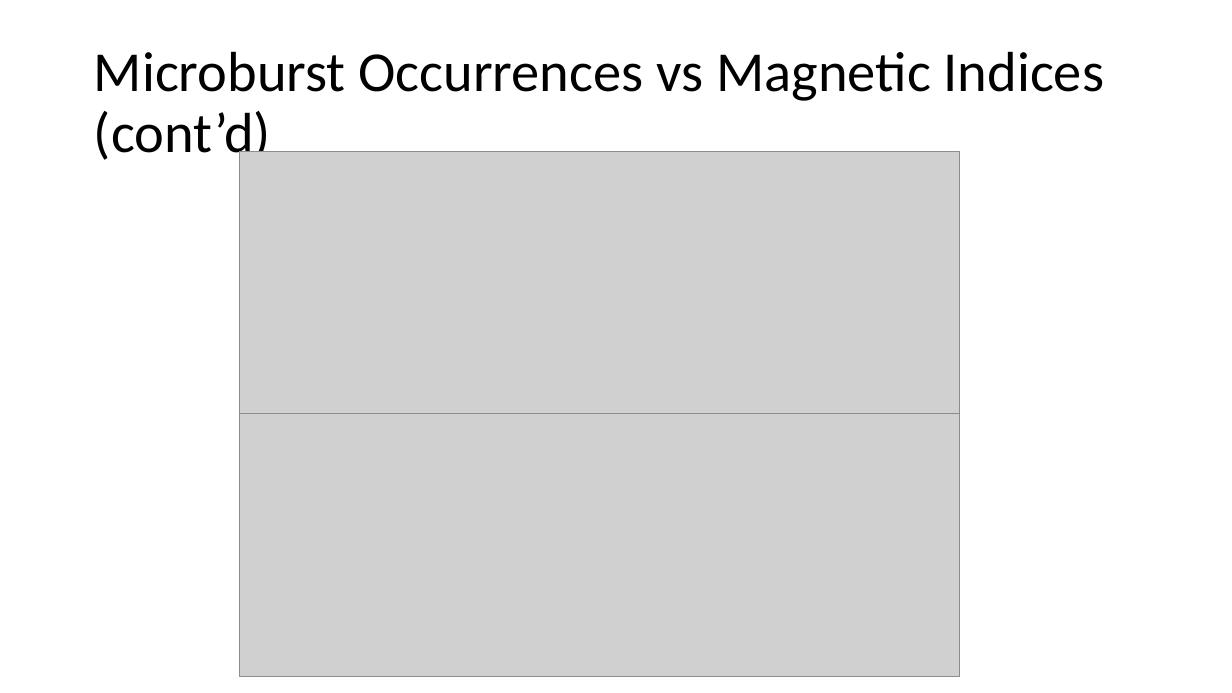
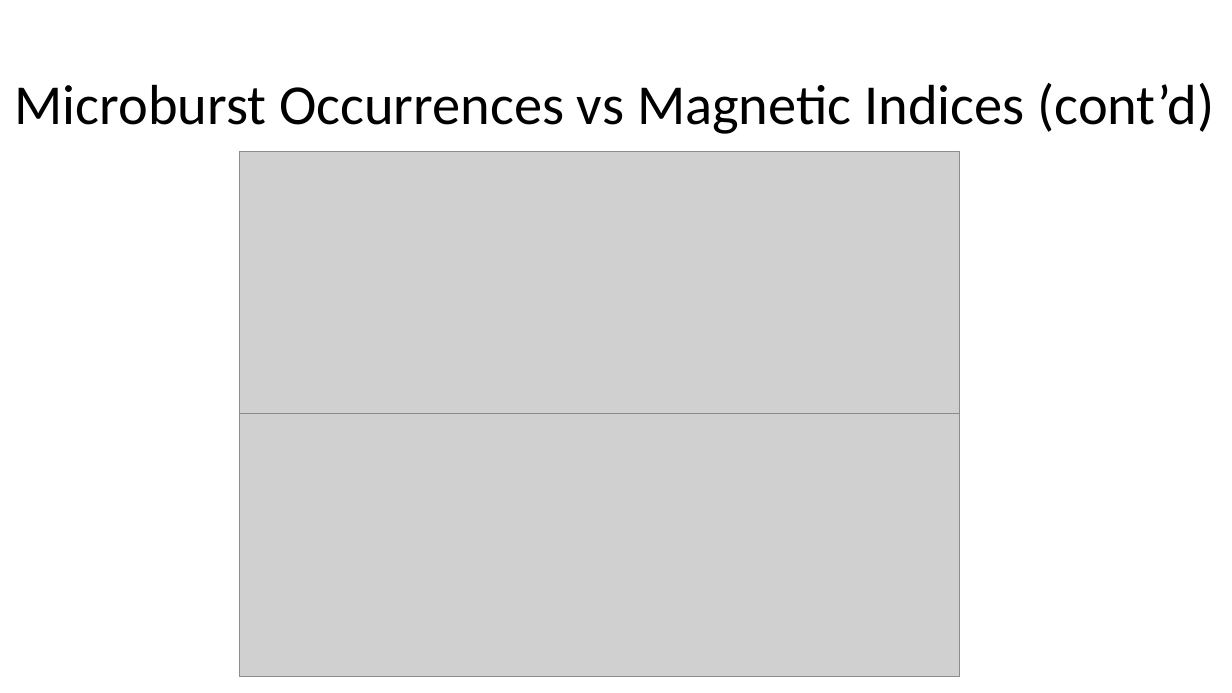
Before and after one commit to conradmr98/lasp-microburst-research, a slide deck: slide 10 of sampexlib/Concept Summaries/LASP Research Summary.pptx (slide 7 before the commit). Drawn at 1232x693 pixels with LibreOffice and Linux fonts; fonts in the diff are those of the drawing; grey boxes stand for pictures. Boxes give left, top, right and bottom in pixels: in the first picture for what was removed or moved away, otherwise in the second. Text is boxed around its words. In the diff, an @@ line names an element or a change of style, - is before the commit and + after.

```diff
--- a/sampexlib/Concept Summaries/LASP Research Summary.pptx
+++ b/sampexlib/Concept Summaries/LASP Research Summary.pptx
@@ title "Microburst Occurrences vs Magnetic Indices ..." rewrapped from <box>94,51,1104,166</box> to <box>15,83,1215,134</box> @@
```
Also in this commit, not shown: 1 other slide changed, 3 slides added, 7 other files.
